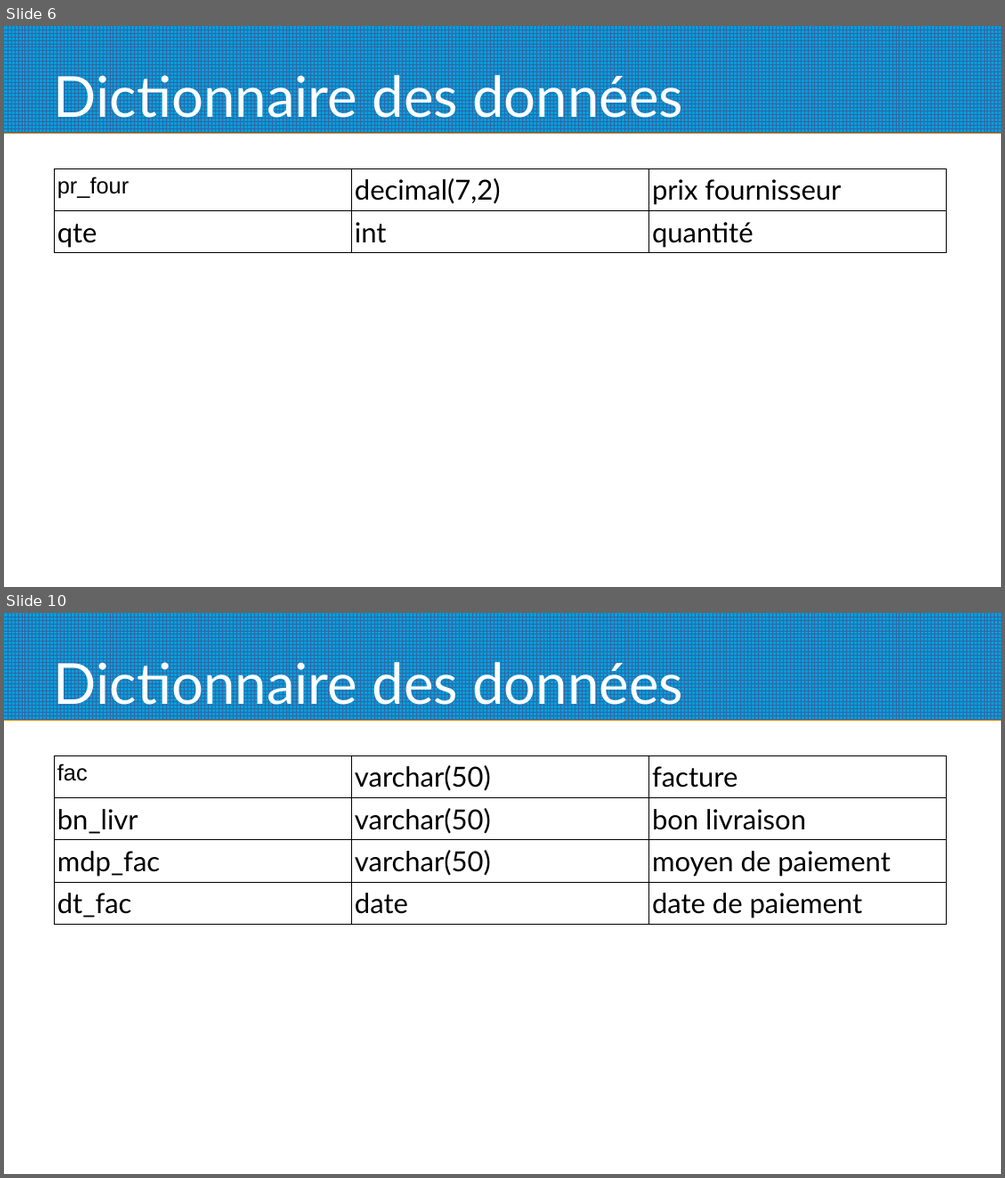
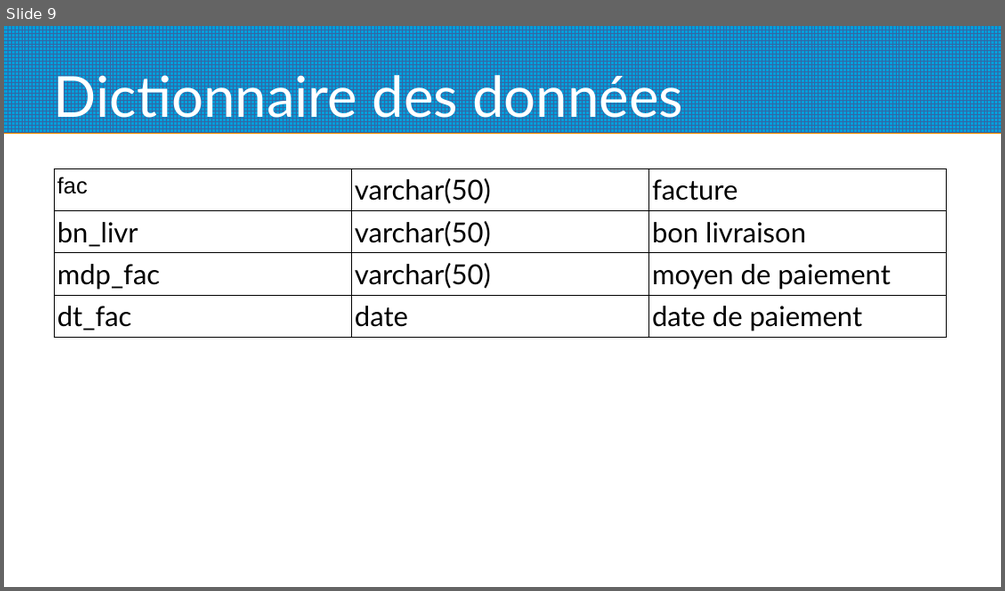
Before and after one commit to gotied/Fil_Rouge, a slide deck: Base_de_donnee/dictionnaire des donnees.odp. Shown one above the other, each under a label of ours: slides 6 and 10 before the commit, slide 9 after it; the slides between them are not shown. The pictures are 1005x1178 and 1005x591 pixels, drawn with LibreOffice and Linux fonts; fonts in the diff are those of the drawing. Boxes give left, top, right and bottom in pixels: in the first picture for what was removed or moved away, otherwise in the second. Text is boxed around its words. In the diff, an @@ line names an element or a change of style, - is before the commit and + after.

```diff
--- a/Base_de_donnee/dictionnaire des donnees.odp
+++ b/Base_de_donnee/dictionnaire des donnees.odp
@@ slide 6 removed at <box>4,26,1001,587</box>, background #FFFFFF; not listed: 1 template element that a slide beside it also shows @@
@@ title removed at <box>54,68,683,127</box> @@
-Dictionnaire des données
@@ table removed at <box>54,168,947,250</box>, 2 rows, 3 columns @@
-pr_four | decimal(7,2) | prix fournisseur
-qte | int | quantité
@@ what was slide 10 is now slide 9 @@
```
Also in this commit, not shown: 8 slides changed, 1 slide added, 1 other slide removed, 1 other file.
